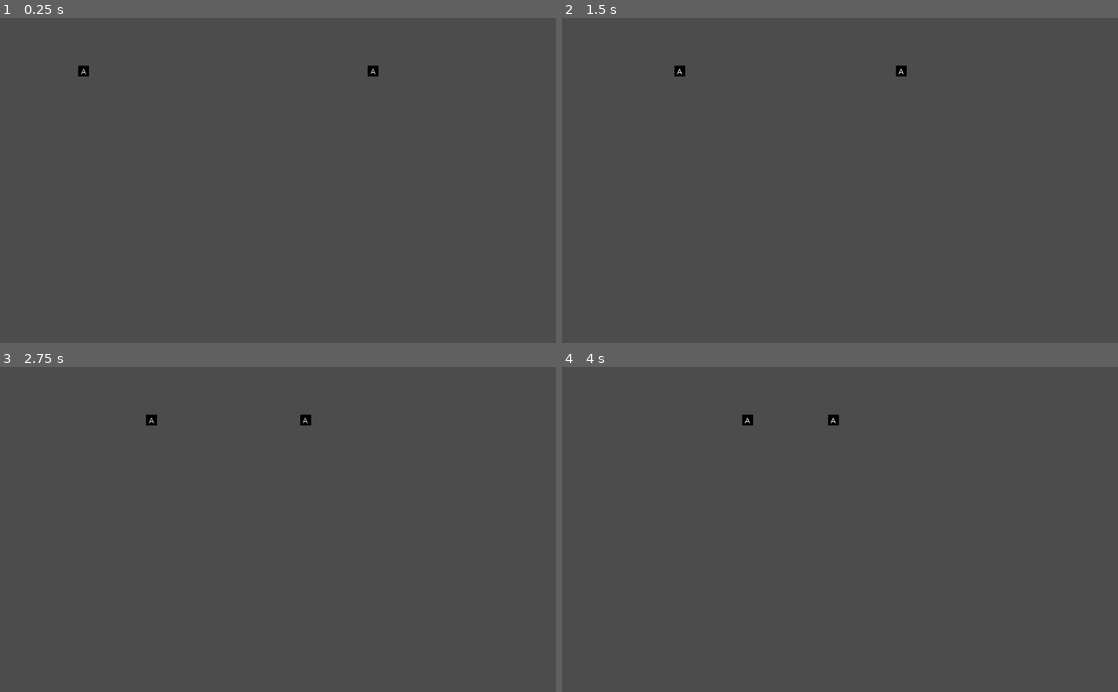
Above: before the commit, frames 1-4 (two rows, left to right).
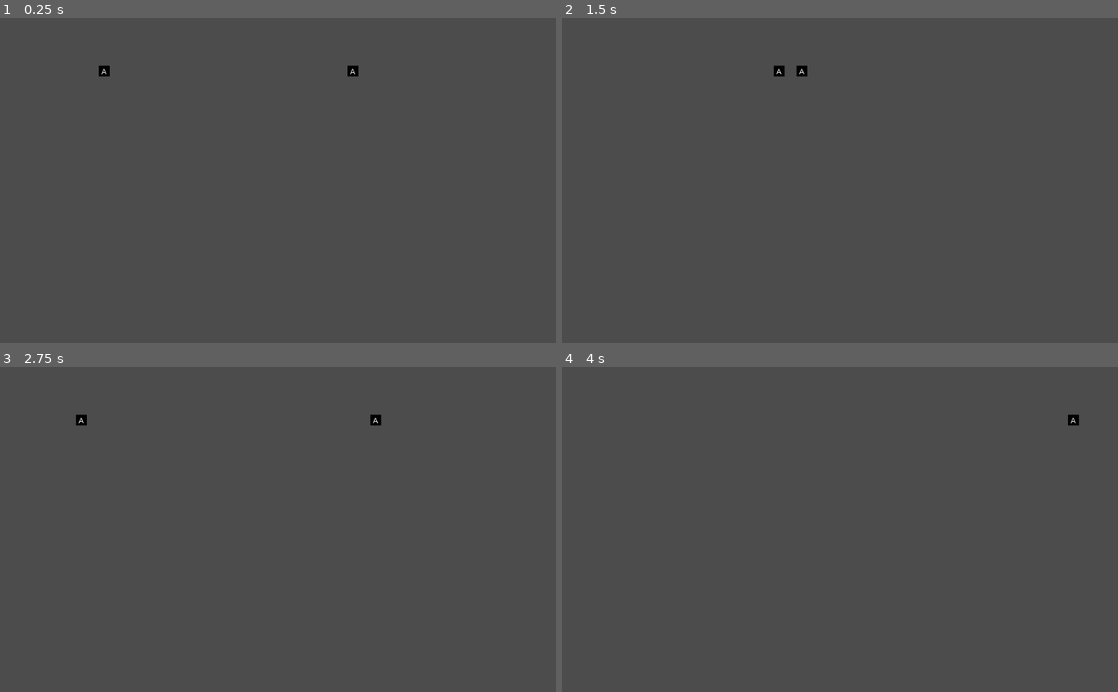
Above: after the commit, the same moments.

Repository: Indivicivet/AoC2022
Game: Godot game, scene res://day03_part1.tscn
Same seed, same stepped clock (60 frames per second), same inputs: the game is played once before the commit and once after it.
Inputs:
- Up to frame 1 (0.25 s): no input
- Up to frame 2 (1.5 s): no input
- Up to frame 3 (2.75 s): no input
- Up to frame 4 (4 s): no input

The runs differ from the first frame. In frame 1, 0.3% of the frame differs, in the area x 14-69%, y 14-18%; in frame 2, 0.3%; in frame 3, 0.3%; in frame 4, 0.2%.

Commit message:
increase speed

Diff:
--- a/day03/BackpackItem.gd
+++ b/day03/BackpackItem.gd
@@ -1,6 +1,6 @@
 extends Area2D
 
-var v = 50
+var v = 200
 export var right_side = false
 
 func _ready():
